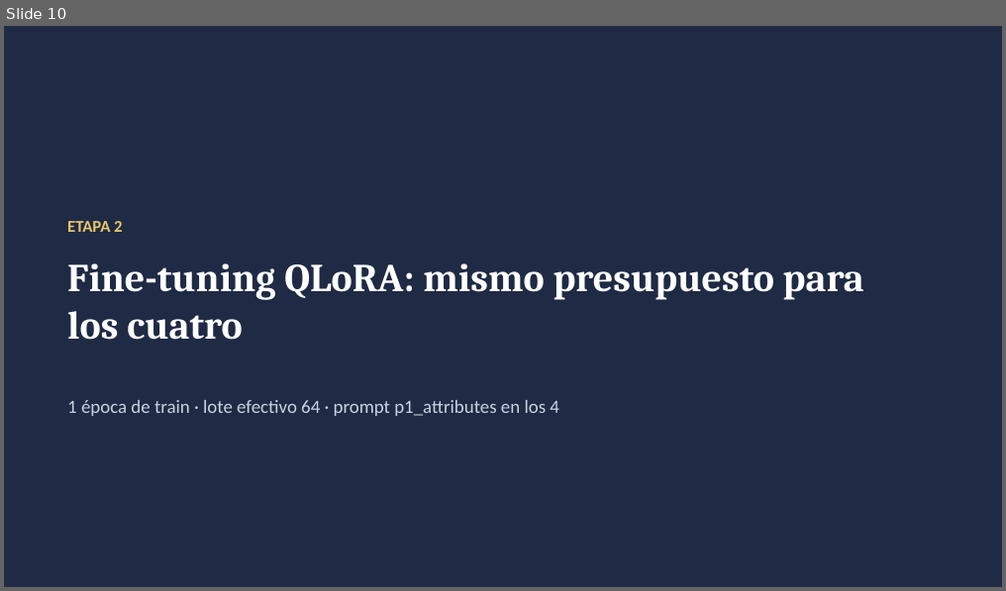
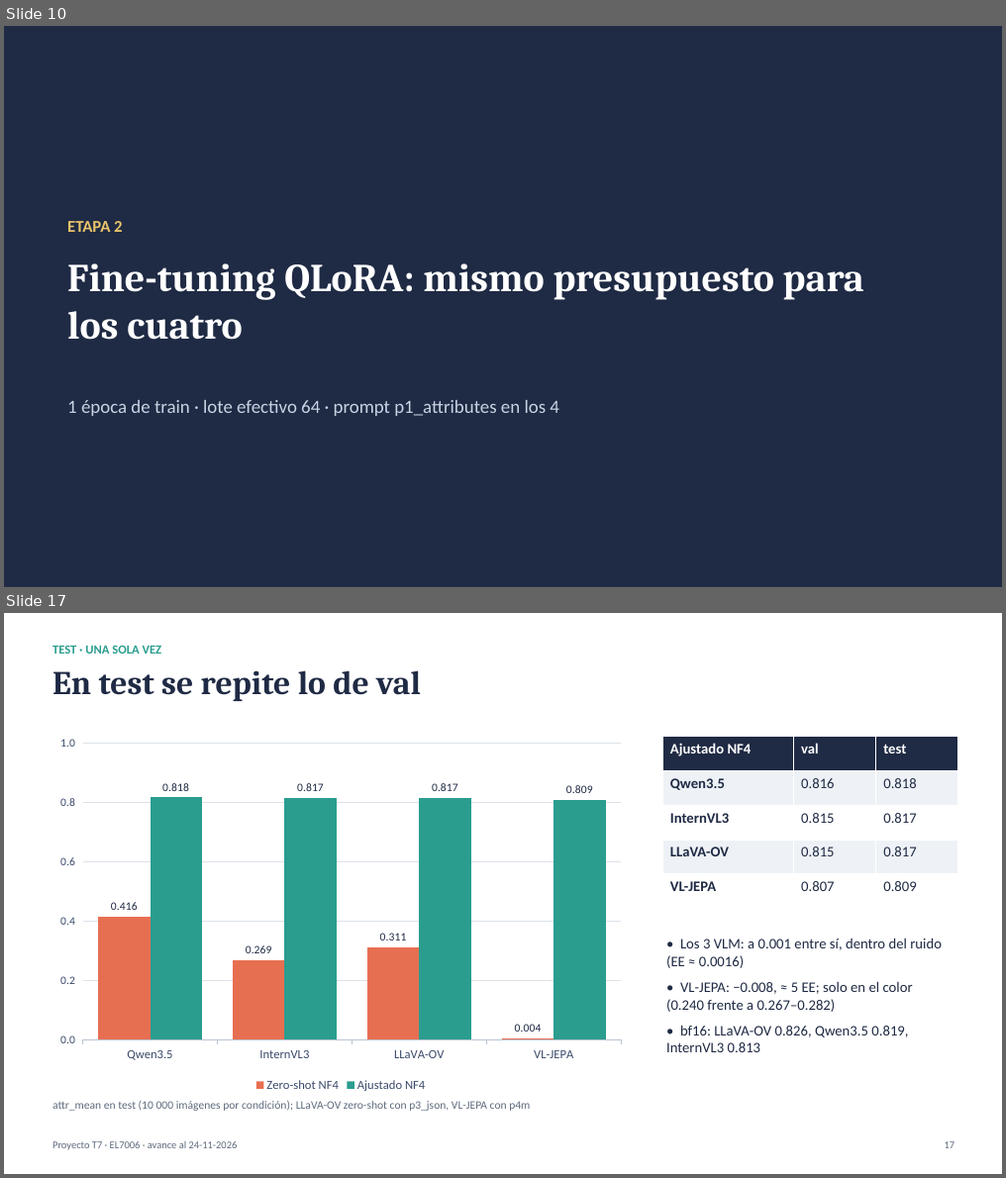
Before and after one commit to BrnoOr/Multimodal_LLM, a slide deck: docs/presentacion_avance.pptx. Shown one above the other, each under a label of ours: slide 10 before the commit, slides 10 and 17 after it; the slides between them are not shown. The pictures are 1006x591 and 1006x1178 pixels, drawn with LibreOffice and Linux fonts; fonts in the diff are those of the drawing. Boxes give left, top, right and bottom in pixels: in the first picture for what was removed or moved away, otherwise in the second. Text is boxed around its words. In the diff, an @@ line names an element or a change of style, - is before the commit and + after.

Commit message:
test final: resultados (reproduce val) y presentacion al dia

```diff
--- a/docs/presentacion_avance.pptx
+++ b/docs/presentacion_avance.pptx
@@ slide 17 added at (4,613,1002,1174), background #FFFFFF @@
@@ text added at (53,645,162,654), 12 pt, text #2A9D8F, bold @@
+TEST · UNA SOLA VEZ
@@ text added at (53,670,421,701), 32 pt, text #1F2A44, bold @@
+En test se repite lo de val
@@ column chart added at (49,729,633,1096) @@
+categories: Qwen3.5, InternVL3, LLaVA-OV, VL-JEPA
+Zero-shot NF4: 0.416, 0.269, 0.311, 0.004
+Ajustado NF4: 0.818, 0.817, 0.817, 0.809
@@ table added at (662,737,958,909), 5 rows, 3 columns @@
+Ajustado NF4 | val | test
+Qwen3.5 | 0.816 | 0.818
+InternVL3 | 0.815 | 0.817
+LLaVA-OV | 0.815 | 0.817
+VL-JEPA | 0.807 | 0.809
@@ text added at (666,938,942,1053), 14 pt, text #1F2A44 @@
+• Los 3 VLM: a 0.001 entre sí, dentro del ruido (EE ≈ 0.0016)
+• VL-JEPA: −0.008, ≈ 5 EE; solo en el color (0.240 frente a 0.267–0.282)
+• bf16: LLaVA-OV 0.826, Qwen3.5 0.819, InternVL3 0.813
@@ text added at (53,1101,530,1111), 11 pt, text #5F6B7D @@
+attr_mean en test (10 000 imágenes por condición); LLaVA-OV zero-shot con p3_json, VL-JEPA con p4m
@@ text added at (53,1142,238,1151), 10 pt, text #5F6B7D @@
+Proyecto T7 · EL7006 · avance al 24-11-2026
@@ text added at (944,1142,955,1149), 10 pt, text #5F6B7D @@
+17
```
Also in this commit, not shown: 17 slides changed, 3 other files.
